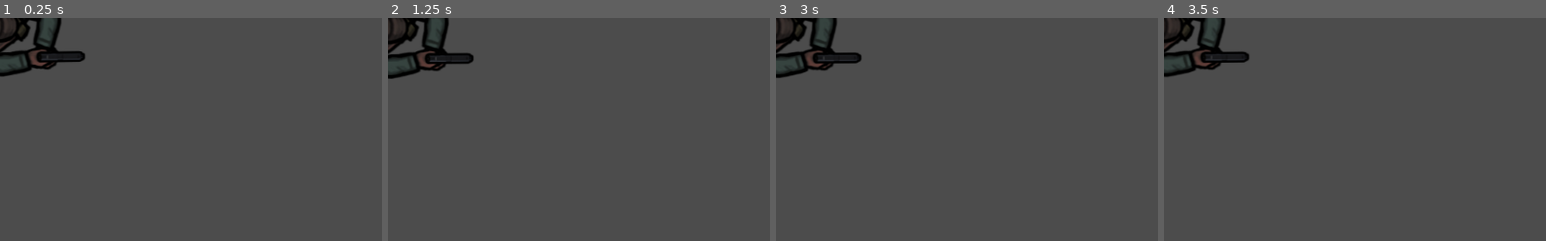
Above: before the commit, frames 1-4 (left to right).
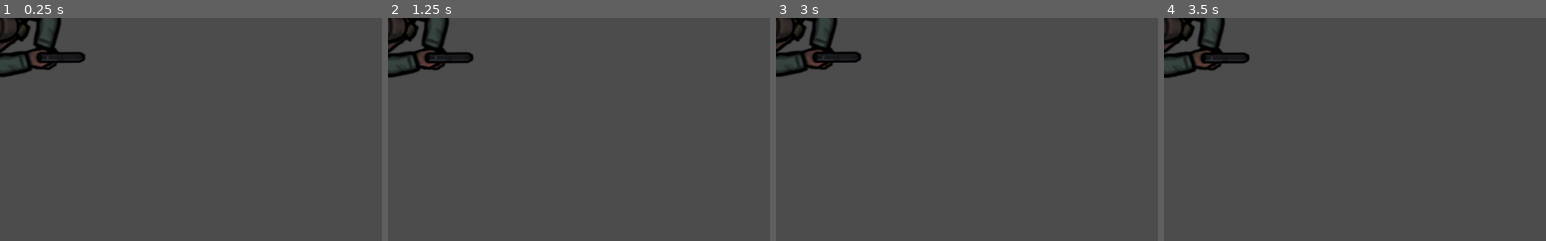
Above: after the commit, the same moments.

Repository: OldManCharles/silent-steps
Game: Godot game, scene res://Characters/TemplateCharacter.tscn
Same seed, same stepped clock (60 frames per second), same inputs: the game is played once before the commit and once after it. The project has no main scene, so this scene is started directly.
Inputs (mouse positions are % of the whole screen's width and height, from its top left):
- Up to frame 1 (0.25 s): no input
- Up to frame 2 (1.25 s): move the mouse to (72, 45) at 0.52 s; hold D (move_right) from 0.53 s (still down)
- Up to frame 3 (3 s): move the mouse to (30, 55) at 1.27 s; release D (move_right) at 1.28 s; hold S (move_down) 1.28-2.03 s; move the mouse to (60, 28) at 2.02 s; hold D (move_right) 2.03-2.78 s; tap Enter at 2.75 s; move the mouse to (45, 70) at 2.77 s; hold W (move_up) from 2.78 s (still down)
- Up to frame 4 (3.5 s): keep holding W (move_up)
The pictures show only the part of the screen within x 0-50%, y 0-50%; the shares and areas given below are measured in that part.

The runs differ from the first frame. In frame 1, 0.2% of the frame differs, in the area x 0-23%, y 10-27%; in frame 2, 0.4%, in the area x 0-23%, y 5-28%; in frame 3, 0.4%; in frame 4, 0.4%.

Commit message:
FInished basic player character movement
Player moves on all axis, and has smooth movement. It looks at mouse position

Diff:
--- a/Silent Steps/Characters/Player/Player.gd
+++ b/Silent Steps/Characters/Player/Player.gd
@@ -1,16 +1,31 @@
 extends "res://Characters/TemplateCharacter.gd"
 
+var motion = Vector2()
 
-# Declare member variables here. Examples:
-# var a: int = 2
-# var b: String = "text"
+func _physics_process(delta: float) -> void:
+	move()
+	look_at_mouse()
 
+func handle_movement_input() -> void:
+	# vertical movement
+	if Input.is_action_pressed("move_up") and not Input.is_action_pressed("move_down"):
+		motion.y = clamp(motion.y - SPEED, -MAX_SPEED, 0)
+	elif Input.is_action_pressed("move_down") and not Input.is_action_pressed("move_up"):
+		motion.y = clamp(motion.y + SPEED, 0, MAX_SPEED)
+	else:
+		motion.y = lerp(motion.y, 0, FRICTION)
 
-# Called when the node enters the scene tree for the first time.
-func _ready() -> void:
-	pass # Replace with function body.
+	# horizontal movement
+	if Input.is_action_pressed("move_left") and not Input.is_action_pressed("move_right"):
+		motion.x = clamp(motion.x - SPEED, -MAX_SPEED, 0)
+	elif Input.is_action_pressed("move_right") and not Input.is_action_pressed("move_left"):
+		motion.x = clamp(motion.x + SPEED, 0, MAX_SPEED)
+	else:
+		motion.x = lerp(motion.x, 0, FRICTION)
 
+func look_at_mouse():
+	look_at(get_global_mouse_position())
 
-# Called every frame. 'delta' is the elapsed time since the previous frame.
-#func _process(delta: float) -> void:
-#	pass
+func move():
+	handle_movement_input()
+	motion = move_and_slide(motion)
--- /dev/null
+++ b/Silent Steps/Characters/Player/Player.tscn
@@ -0,0 +1,12 @@
+[gd_scene load_steps=4 format=2]
+
+[ext_resource path="res://Characters/Player/Player.gd" type="Script" id=1]
+[ext_resource path="res://Characters/TemplateCharacter.tscn" type="PackedScene" id=2]
+[ext_resource path="res://Characters/Player_SpriteFrames.tres" type="SpriteFrames" id=3]
+
+[node name="Player" instance=ExtResource( 2 )]
+script = ExtResource( 1 )
+
+[node name="AnimatedSprite" parent="." index="0"]
+frames = ExtResource( 3 )
+frame = 18
--- a/Silent Steps/Characters/TemplateCharacter.gd
+++ b/Silent Steps/Characters/TemplateCharacter.gd
@@ -1,5 +1,5 @@
 extends KinematicBody2D
 
-const SPEED = 10
-const MAX_SPEED = 100
-const FRICTION = 0.1 # time to get from max speed to zero
+const SPEED = 25
+const MAX_SPEED = 260
+const FRICTION = 0.2 # time to get from max speed to zero
--- a/Silent Steps/Characters/TemplateCharacter.tscn
+++ b/Silent Steps/Characters/TemplateCharacter.tscn
@@ -42,7 +42,7 @@
 [node name="AnimatedSprite" type="AnimatedSprite" parent="."]
 frames = SubResource( 1 )
 animation = "idle"
-frame = 7
+frame = 10
 playing = true
 
 [node name="CollisionShape2D" type="CollisionShape2D" parent="."]
